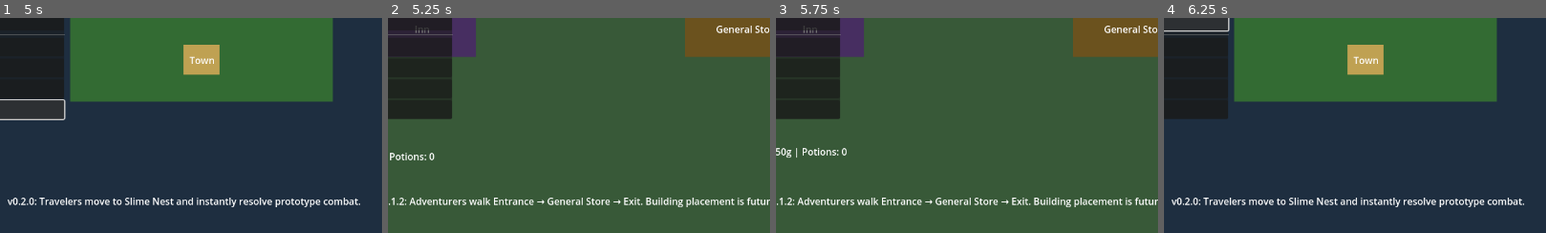
Above: before the commit, frames 1-4 (left to right).
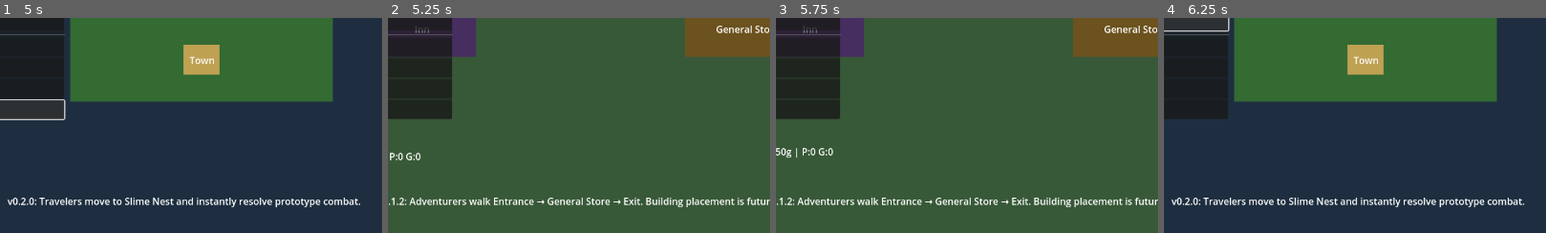
Above: after the commit, the same moments.

Repository: Caithis/AdventureVillage
Game: Godot game, scene res://scenes/main/Main.tscn
Same seed, same stepped clock (60 frames per second), same inputs: the game is played once before the commit and once after it.
Inputs:
- Up to frame 1 (5 s): click "Town" at 0.5 s; click "World Map" at 1.25 s; click "Add 25 Money" at 2 s; click "Add Slime Gel" at 2.75 s; click "Grow Slime Nest" at 3.5 s; click "Spawn Adventurer" at 4.25 s
- Up to frame 2 (5.25 s): click "Town" at 5 s
- Up to frame 3 (5.75 s): no input
- Up to frame 4 (6.25 s): click "World Map" at 5.75 s
The pictures show only the part of the screen within x 24-74%, y 50-100%; the shares and areas given below are measured in that part.

Frame 1 is identical in both runs. In frame 2, 0.2% of the frame differs, in the area x 2-13%, y 62-67%; in frame 3, 0.2%; in frame 4, nothing differs.

Commit message:
feat: add v0.2.4 returned adventurer re-entry
Signed-off-by: Caithis <Bircameron20@gmail.com>

Diff:
--- a/godot_project/scripts/adventurers/Adventurer.gd
+++ b/godot_project/scripts/adventurers/Adventurer.gd
@@ -2,6 +2,8 @@
 class_name Adventurer
 
 const SMALL_POTION_ID := "small_potion"
+const SLIME_GEL_ID := "slime_gel"
+
 const SMALL_POTION_PRICE := 15
 
 @onready var name_label: Label = $NameLabel
@@ -17,6 +19,8 @@
 var inventory: Dictionary = {}
 var current_state: String = "Idle"
 var last_purchase_message: String = ""
+var traveler_id: int = -1
+var is_returned_adventurer: bool = false
 
 var movement_speed: float = 85.0
 var target_position: Vector2 = Vector2.ZERO
@@ -48,6 +52,20 @@
 
     _refresh_label()
 
+func setup_from_traveler_data(traveler_data: Dictionary) -> void:
+    traveler_id = int(traveler_data.get("id", -1))
+    display_name = str(traveler_data.get("display_name", "Returned"))
+    class_id = str(traveler_data.get("class_id", "fighter"))
+    level = int(traveler_data.get("level", 1))
+    gold = int(traveler_data.get("gold", 0))
+    inventory = traveler_data.get("inventory", {}).duplicate(true)
+    health = int(traveler_data.get("hp", 1))
+    max_health = int(traveler_data.get("max_hp", 30))
+    is_returned_adventurer = true
+    name = "ReturnedAdventurer_%s_%d" % [display_name, traveler_id]
+    last_purchase_message = str(traveler_data.get("last_combat_log", "Returned to town."))
+    _refresh_label()
+
 func start_town_routine(entrance_position: Vector2, general_store_position: Vector2, exit_position: Vector2) -> void:
     global_position = entrance_position
     target_position = entrance_position
@@ -56,6 +74,14 @@
     if ai != null and ai.has_method("start_town_routine"):
         ai.start_town_routine(general_store_position, exit_position)
 
+func start_return_to_town_routine(spawn_position: Vector2, general_store_position: Vector2) -> void:
+    global_position = spawn_position
+    target_position = spawn_position
+    has_target = false
+
+    if ai != null and ai.has_method("start_return_to_town_routine"):
+        ai.start_return_to_town_routine(general_store_position)
+
 func set_state(new_state: String) -> void:
     current_state = new_state
     _refresh_label()
@@ -94,7 +120,6 @@
 
     var removed_from_town := GameState.remove_item(SMALL_POTION_ID, 1)
     if not removed_from_town:
-        # Safety rollback. This should not happen because stock is checked first.
         gold += SMALL_POTION_PRICE
         set_purchase_message("Purchase failed")
         _refresh_label()
@@ -105,6 +130,47 @@
     set_purchase_message("Bought potion")
     return "bought"
 
+func try_sell_slime_gel() -> String:
+    var slime_gel_amount := get_item_count(SLIME_GEL_ID)
+
+    if slime_gel_amount <= 0:
+        set_purchase_message("No Slime Gel to sell")
+        _update_returned_record("NoLootToSell", "No loot to sell.")
+        return "no_loot"
+
+    var sale_total := slime_gel_amount * GameState.SLIME_GEL_SELL_VALUE
+
+    inventory[SLIME_GEL_ID] = 0
+    gold += sale_total
+    GameState.add_item(SLIME_GEL_ID, slime_gel_amount)
+
+    var sale_message := "Sold %d Slime Gel for %dg" % [slime_gel_amount, sale_total]
+    set_purchase_message(sale_message)
+    _update_returned_record("SoldLoot", sale_message)
+    _refresh_label()
+    return "sold"
+
+func _update_returned_record(new_status: String, sale_message: String) -> void:
+    if traveler_id < 0:
+        return
+
+    var updated_data := {
+        "id": traveler_id,
+        "display_name": display_name,
+        "class_id": class_id,
+        "level": level,
+        "gold": gold,
+        "inventory": inventory.duplicate(true),
+        "status": new_status,
+        "hp": health,
+        "max_hp": max_health,
+        "town_reentry_claimed": true,
+        "sale_message": sale_message,
+        "last_combat_log": sale_message,
+    }
+
+    GameState.update_returned_traveler_record(traveler_id, updated_data)
+
 func enter_world_travel() -> void:
     if has_entered_world_travel:
         return
@@ -160,15 +226,17 @@
         return
 
     var potion_count := get_item_count(SMALL_POTION_ID)
+    var slime_gel_count := get_item_count(SLIME_GEL_ID)
     var message_line := ""
     if last_purchase_message != "":
         message_line = "\n%s" % last_purchase_message
 
-    name_label.text = "%s Lv.%d\n%s | %dg | Potions: %d%s" % [
+    name_label.text = "%s Lv.%d\n%s | %dg | P:%d G:%d%s" % [
         display_name,
         level,
         current_state,
         gold,
         potion_count,
+        slime_gel_count,
         message_line
     ]
--- a/godot_project/scripts/adventurers/AdventurerAI.gd
+++ b/godot_project/scripts/adventurers/AdventurerAI.gd
@@ -8,6 +8,7 @@
 var wait_timer: float = 0.0
 var purchase_result_wait_seconds: float = 1.25
 var leaving_town_wait_seconds: float = 0.25
+var sell_result_wait_seconds: float = 1.5
 
 @onready var adventurer: Adventurer = get_parent() as Adventurer
 
@@ -28,6 +29,14 @@
             _state_go_to_exit()
         "LeavingTown":
             _state_leaving_town(delta)
+        "ReturnedToTown":
+            _state_returned_to_town()
+        "GoToGeneralStoreToSell":
+            _state_go_to_general_store_to_sell()
+        "SellSlimeGel":
+            _state_sell_slime_gel()
+        "SoldLoot", "NoLootToSell":
+            _state_sell_result(delta)
         _:
             pass
 
@@ -35,6 +44,10 @@
     general_store_position = new_general_store_position
     exit_position = new_exit_position
     set_state("EnterTown")
+
+func start_return_to_town_routine(new_general_store_position: Vector2) -> void:
+    general_store_position = new_general_store_position
+    set_state("ReturnedToTown")
 
 func set_state(new_state: String) -> void:
     current_state = new_state
@@ -60,6 +73,18 @@
                 adventurer.set_move_target(exit_position)
         "LeavingTown":
             wait_timer = leaving_town_wait_seconds
+            if adventurer != null:
+                adventurer.clear_move_target()
+        "ReturnedToTown":
+            pass
+        "GoToGeneralStoreToSell":
+            if adventurer != null:
+                adventurer.set_move_target(general_store_position)
+        "SellSlimeGel":
+            if adventurer != null:
+                adventurer.clear_move_target()
+        "SoldLoot", "NoLootToSell":
+            wait_timer = sell_result_wait_seconds
             if adventurer != null:
                 adventurer.clear_move_target()
         _:
@@ -115,3 +140,33 @@
 
     if wait_timer <= 0.0 and adventurer != null and adventurer.has_method("enter_world_travel"):
         adventurer.enter_world_travel()
+
+func _state_returned_to_town() -> void:
+    set_state("GoToGeneralStoreToSell")
+
+func _state_go_to_general_store_to_sell() -> void:
+    if adventurer == null:
+        return
+
+    if not adventurer.has_target and adventurer.has_reached_target():
+        set_state("SellSlimeGel")
+
+func _state_sell_slime_gel() -> void:
+    if adventurer == null or not adventurer.has_method("try_sell_slime_gel"):
+        set_state("NoLootToSell")
+        return
+
+    var result := adventurer.try_sell_slime_gel()
+
+    match result:
+        "sold":
+            set_state("SoldLoot")
+        _:
+            set_state("NoLootToSell")
+
+func _state_sell_result(delta: float) -> void:
+    wait_timer -= delta
+
+    if wait_timer <= 0.0:
+        # For now, returned adventurers remain visible and idle after selling.
+        pass
--- a/godot_project/scripts/autoload/GameState.gd
+++ b/godot_project/scripts/autoload/GameState.gd
@@ -131,7 +131,7 @@
 		"speed": 1.0,
 		"combat_resolved": false,
 		"has_returned_to_town": false,
-		"has_sold_loot": false,
+		"town_reentry_claimed": false,
 		"sale_message": "",
 		"last_combat_log": "Traveling to Slime Nest.",
 	}
@@ -152,6 +152,29 @@
 
 func get_returned_traveler_count() -> int:
 	return returned_travelers.size()
+
+func claim_unclaimed_returned_travelers() -> Array[Dictionary]:
+	var claimed: Array[Dictionary] = []
+
+	for index in returned_travelers.size():
+		var traveler := returned_travelers[index]
+
+		if not bool(traveler.get("town_reentry_claimed", false)):
+			traveler["town_reentry_claimed"] = true
+			returned_travelers[index] = traveler
+			claimed.append(traveler.duplicate(true))
+
+	if not claimed.is_empty():
+		state_changed.emit()
+
+	return claimed
+
+func update_returned_traveler_record(traveler_id: int, updated_data: Dictionary) -> void:
+	for index in returned_travelers.size():
+		if int(returned_travelers[index].get("id", -1)) == traveler_id:
+			returned_travelers[index] = updated_data.duplicate(true)
+			state_changed.emit()
+			return
 
 func get_world_traveler_summary() -> String:
 	if world_travelers.is_empty():
@@ -252,41 +275,17 @@
 
 	var previous_status := str(traveler.get("status", ""))
 	if previous_status == "ReturningWithLoot":
-		traveler["status"] = "ArrivedAtTownWithLoot"
-		traveler["last_combat_log"] = "Returned to town with loot."
-		_sell_slime_gel_to_town(traveler)
+		traveler["status"] = "AwaitingTownReentryWithLoot"
+		traveler["last_combat_log"] = "Returned to town with loot. Awaiting re-entry."
 	elif previous_status == "InjuredReturning":
-		traveler["status"] = "ArrivedAtTownInjured"
-		traveler["last_combat_log"] = "Returned to town injured."
+		traveler["status"] = "AwaitingTownReentryInjured"
+		traveler["last_combat_log"] = "Returned to town injured. Awaiting re-entry."
 	else:
-		traveler["status"] = "ArrivedAtTown"
-		traveler["last_combat_log"] = "Returned to town."
+		traveler["status"] = "AwaitingTownReentry"
+		traveler["last_combat_log"] = "Returned to town. Awaiting re-entry."
 
 	returned_travelers.append(traveler.duplicate(true))
 	state_changed.emit()
-
-func _sell_slime_gel_to_town(traveler: Dictionary) -> void:
-	if bool(traveler.get("has_sold_loot", false)):
-		return
-
-	var inventory: Dictionary = traveler.get("inventory", {})
-	var slime_gel_amount := int(inventory.get(SLIME_GEL_ID, 0))
-
-	if slime_gel_amount <= 0:
-		traveler["sale_message"] = "No loot to sell."
-		return
-
-	var sale_total := slime_gel_amount * SLIME_GEL_SELL_VALUE
-
-	town_inventory[SLIME_GEL_ID] = get_item_count(SLIME_GEL_ID) + slime_gel_amount
-	inventory[SLIME_GEL_ID] = 0
-
-	traveler["inventory"] = inventory
-	traveler["gold"] = int(traveler.get("gold", 0)) + sale_total
-	traveler["has_sold_loot"] = true
-	traveler["status"] = "SoldLoot"
-	traveler["sale_message"] = "Sold %d Slime Gel for %dg." % [slime_gel_amount, sale_total]
-	traveler["last_combat_log"] = traveler["sale_message"]
 
 func _move_position_toward(current_position: Vector2, target_position: Vector2, max_distance: float) -> Vector2:
 	var direction := target_position - current_position
@@ -314,8 +313,6 @@
 
 	var inventory: Dictionary = traveler.get("inventory", {})
 	var potion_used := false
-	var combat_log: Array[String] = []
-	combat_log.append("Combat started vs Slime.")
 
 	var rounds := 0
 	while adventurer_hp > 0 and slime_hp > 0 and rounds < 100:
@@ -327,12 +324,10 @@
 			inventory[SMALL_POTION_ID] = int(inventory.get(SMALL_POTION_ID, 0)) - 1
 			adventurer_hp = mini(adventurer_hp + SMALL_POTION_HEAL_AMOUNT, adventurer_max_hp)
 			potion_used = true
-			combat_log.append("Used Small Potion.")
 
 		if adventurer_meter >= 1.0:
 			adventurer_meter = 0.0
-			slime_hp -= adventurer_attack
-			combat_log.append("Hit Slime for %d." % adventurer_attack)
+			slime_hp -= int(traveler.get("attack", 7))
 
 			if slime_hp <= 0:
 				break
@@ -340,7 +335,6 @@
 		if slime_meter >= 1.0:
 			slime_meter = 0.0
 			adventurer_hp -= SLIME_ATTACK
-			combat_log.append("Slime hit for %d." % SLIME_ATTACK)
 
 	traveler["hp"] = maxi(adventurer_hp, 0)
 	traveler["inventory"] = inventory
--- a/godot_project/scripts/town/Town.gd
+++ b/godot_project/scripts/town/Town.gd
@@ -8,9 +8,17 @@
 @onready var exit_to_world_point: Marker2D = $Markers/ExitToWorldPoint
 
 var spawn_count: int = 0
+var return_spawn_count: int = 0
+var is_checking_returned_travelers: bool = false
 
 func _ready() -> void:
 	print("Town scene loaded.")
+	GameState.state_changed.connect(_on_game_state_changed)
+	_check_for_returned_travelers()
+
+func _exit_tree() -> void:
+	if GameState.state_changed.is_connected(_on_game_state_changed):
+		GameState.state_changed.disconnect(_on_game_state_changed)
 
 func spawn_placeholder_adventurer() -> void:
 	var adventurer := ADVENTURER_SCENE.instantiate()
@@ -40,6 +48,42 @@
 	spawn_count += 1
 	print("Spawned adventurer: ", adventurer.name)
 
+func _on_game_state_changed() -> void:
+	_check_for_returned_travelers()
+
+func _check_for_returned_travelers() -> void:
+	if is_checking_returned_travelers:
+		return
+
+	is_checking_returned_travelers = true
+	var returned := GameState.claim_unclaimed_returned_travelers()
+
+	for traveler_data in returned:
+		_spawn_returned_adventurer(traveler_data)
+
+	is_checking_returned_travelers = false
+
+func _spawn_returned_adventurer(traveler_data: Dictionary) -> void:
+	var adventurer := ADVENTURER_SCENE.instantiate()
+	adventurers_container.add_child(adventurer)
+
+	var return_offset := Vector2((return_spawn_count % 5) * 22, -int(return_spawn_count / 5) * 22)
+	var spawn_position := exit_to_world_point.global_position + Vector2(-65, -20) + return_offset
+	var shop_position := general_store_point.global_position + Vector2((return_spawn_count % 4) * 18, 24 + int(return_spawn_count / 4) * 12)
+
+	adventurer.global_position = spawn_position
+
+	if adventurer.has_method("setup_from_traveler_data"):
+		adventurer.setup_from_traveler_data(traveler_data)
+
+	if adventurer.has_method("start_return_to_town_routine"):
+		adventurer.start_return_to_town_routine(spawn_position, shop_position)
+
+	GameState.register_adventurer(adventurer)
+
+	return_spawn_count += 1
+	print("Returned adventurer re-entered town: ", adventurer.name)
+
 func _generate_adventurer_name() -> String:
 	var names: Array[String] = [
 		"Rook",
Not shown, changed: README.md
Not shown, changed: docs/Changelog.md
Not shown, changed: docs/EconomyPrototypeNotes.md
Not shown, changed: docs/KnownIssues.md
Not shown, changed: docs/ProjectState.md
Not shown, added: docs/TestChecklist_v0_2_4.md
